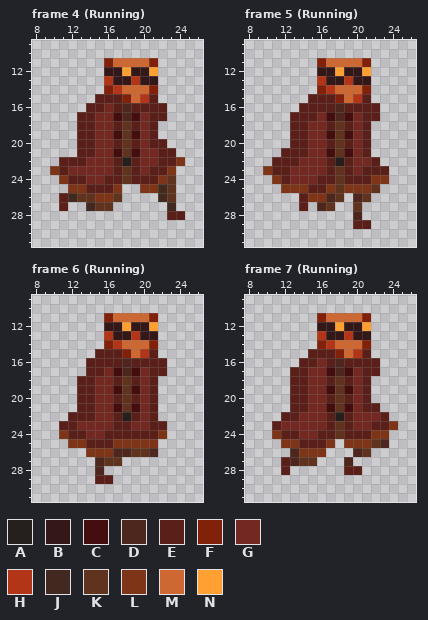
Pixel-art file: assets/_player.aseprite. Above, as it was before the edit.
36x36 pixels, 11 frames. Shown: frame 4 (Running): x 8..26, y 9..31; frame 5 (Running): x 8..26, y 9..31; frame 6 (Running): x 8..26, y 9..31; frame 7 (Running): x 8..26, y 9..31.
Palette (. is transparent): A #251f1d  B #341818  C #440e0e  D #4d271e  E #591f18  F #812109  G #732921  H #b13516  J #42291f  K #60331f  L #7d3417  M #cd6832  N #ffa033
Pixels before, frame 4 (Running), first column x 10:
11 ......FMMMMF...
12 ......BBNBBN...
13 ......HBBHBB...
14 ......FHMMMF...
15 .....EEEFMHE...
16 ....EEGEDEEEE..
17 ...EEGGCDCGEE..
18 ...EEGGEKEGE...
19 ...EEGGCKCGE...
20 ...EEGGEKEGEE..
21 ...EEGGCKCGGEE.
22 .EEEGGGEAEGGEEL
23 LEGGGGGEKEGEEL.
24 .LEEGGEEKEEELK.
25 ..LLEEEL..LLJK.
26 .EJKKLLK....JK.
27 .E..JKK......J.
28 .............EE
Pixels before, frame 5 (Running), first column x 10:
11 ......FMMMMF..
12 ......BBNBBN..
13 ......HBBHBB..
14 ......FHMMMF..
15 .....EEEFMHE..
16 ....EEEEDEEEE.
17 ...EEEGCDCGEE.
18 ...EEGGEKEGE..
19 ...EEGGCKCGE..
20 ...EEGGEKEGE..
21 ..EEEGGCKCGE..
22 .EEEGGGEAEGGE.
23 LEEGGGGEKEGEEE
24 .LEGGGEEKEEELL
25 ..LLLEELKLLLK.
26 ....ELLDK.DK..
27 ....E.DK..K...
28 ..........D...
29 ..........EE..
Pixels before, frame 6 (Running), first column x 11:
11 .....FMMMMF.
12 .....BBNBBN.
13 .....HBBHBB.
14 .....FHMMMF.
15 ....EEEFMHE.
16 ...EEEEDEEEE
17 ...EEGCDCGEE
18 ..EEGGEKEGE.
19 ..EEGGCKCGE.
20 ..EEGGEKEGE.
21 ..EEGGCKCGE.
22 .EEEGGEAEGE.
23 EEGGGGEEGGEE
24 LEEGGEEEEEEL
25 .LLEEELLLLL.
26 ...LLLDDKKD.
27 ....DKK.....
28 ....D.......
29 ....EE......
Pixels before, frame 7 (Running), first column x 11:
11 .....FMMMMF...
12 .....BBNBBN...
13 .....HBBHBB...
14 .....FHMMMF...
15 ....EEEFMHE...
16 ...EEGEDEEEE..
17 ..EEGGCDCGEE..
18 ..EEGGEKEGE...
19 ..EEGGCKCGE...
20 ..EEGGEKEGE...
21 ..EEGGCKCGEE..
22 .EEGGGEAEGGGE.
23 EGGGGGEKEGGEEL
24 LEEGGEEKEEELL.
25 .LLEEEL.LLLKD.
26 ..DLLL...DK...
27 .EDKK...D.....
28 .E......EE....
The same view after the edit:
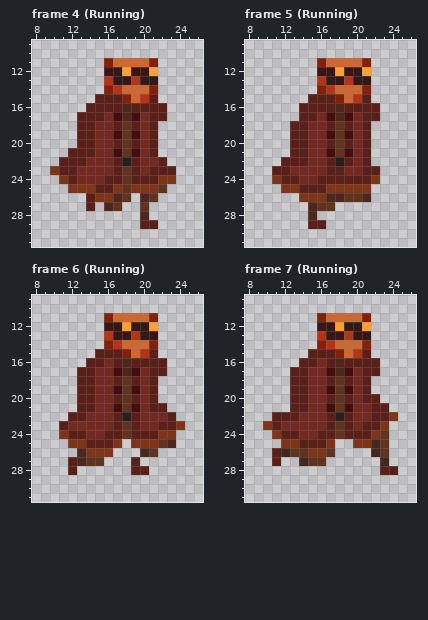
Change:
Changed rows in their new state; - is an unchanged pixel.
Frame 4 (Running):
first column x 11:
16 -----E--------
17 ----E---------
20 -----------.--
21 -E--------E..-
22 ------------..
23 -E----------E-
24 --G---------L-
25 ---L---KL--K.-
26 ...E--DK-DK..-
27 .--E.DK--K--.-
28 ---------D--..
29 ---------EE---
Frame 5 (Running):
first column x 13:
17 .
first column x 10:
21 --.-----------
22 -.--E------E.-
23 .-------EG---.
24 ---E----E----.
25 ----E---L---.-
26 ----L---DKKD--
27 ----.DK---.---
28 -----D----.---
29 -----EE---..--
Frame 6 (Running):
first column x 13:
16 ---G
17 E-G-
first column x 12:
21 ----------E--
22 --G------GGE-
23 G-----KE-G-EL
24 ------K----L-
25 ------.---KD-
26 -D---...DK---
27 EDKK..-D-----
28 E--.---EE----
29 ---..--------
Frame 7 (Running):
first column x 10:
20 ------------E--
21 -----------G-E-
22 -E----------E-L
23 L----------E-L.
24 -------------K-
25 ---------.--JK-
26 -EJKK--K--..JK-
27 -E..J-K--.---J-
28 --.------..--EE
